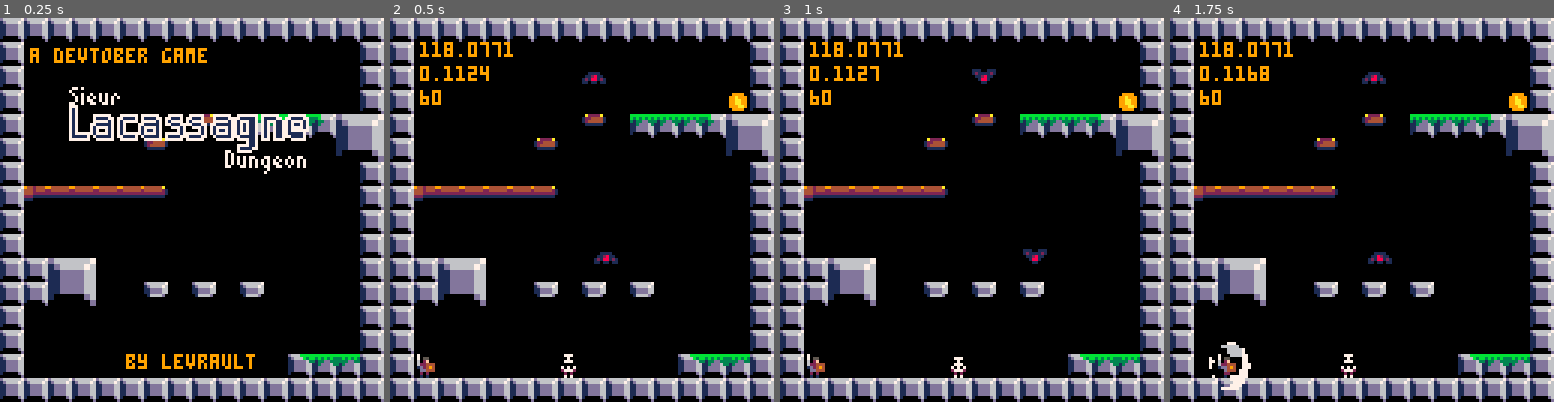
Above: before the commit, frames 1-4 (left to right).
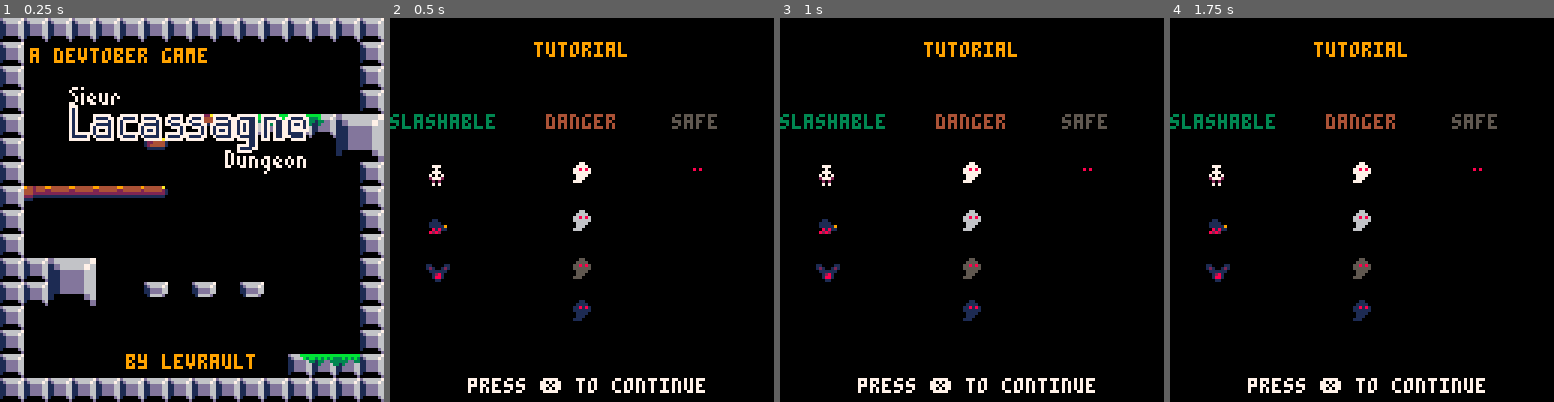
Above: after the commit, the same moments.

Repository: Levrault/pico8-sieur-lacassagne-dungeon
Game: PICO-8 cartridge sieur-lacassagne-dungeon.p8
Two runs of this game, one before a commit and one after it. Both use one fixed random seed, a clock stepped at 60 frames per second and the inputs below.
Inputs:
- Up to frame 1 (0.25 s): no input
- Up to frame 2 (0.5 s): tap X (X key) at 0.33 s
- Up to frame 3 (1 s): tap O (Z key) at 0.7 s
- Up to frame 4 (1.75 s): tap X (X key) at 1.07 s; hold Right from 1.6 s (still down); tap O (Z key) at 1.7 s

Frame 1 is identical in both runs. In frame 2, 30% of the frame differs, in the area x 0-100%, y 0-100%; in frame 3, 30%; in frame 4, 30%.

Commit message:
feat(tutorial): add tutorial screen

Diff:
--- a/sieur-lacassagne-dungeon.p8
+++ b/sieur-lacassagne-dungeon.p8
@@ -67,7 +67,7 @@
 	--5	restart
 	--6	main menu
 	--7	end screen
-	--8	transition to main menu
+	--8	tutorial
 	gm.state=6
 
 	--change level
@@ -238,8 +238,9 @@
 
 		if btn(5) then
 			if not transition_timer.started or transition_timer.finished then
-				gm:set_level(0)
-				self.state=0
+				transition_timer:reset()
+				transition_timer:start()
+				self.state=8
 			end
 		end
 	end
@@ -253,10 +254,24 @@
 		self.txt_blink_i+=1
 
 		local title="tutorial"
+		print(title,hcenter(title),264,9)
 		local continue="press \x97 to continue"
-		spr(32,22,21,3,1)
+		print("slashable",0,288,3)
+		spr(13,12,304,1,1)--skeleton
+		spr(48,12,320,1,1)--spider
+		spr(52,12,336,1,1)--bat
+
+		local danger="danger"
+		print(danger,hcenter(danger),288,4)
+		spr(57,60,304,1,1)--ghost danger
+		spr(58,60,320,1,1)--ghost danger
+		spr(59,60,336,1,1)--ghost danger
+		spr(60,60,350,1,1)--ghost danger
+
+		print("safe",94,288,5)
+		spr(61,98,304,1,1)--ghost safe
 		if self.txt_blink then
-			print(continue,hcenter(continue),68,7)
+			print(continue,hcenter(continue),376,7)
 		end
 
 		if btn(5) then
@@ -316,7 +331,7 @@
 
 	--update game state machine
 	gm.state_update=function(self)
-		if self.state==0 then
+		if self.state==0 then--playing
 			if not self.player.is_alive then
 				sfx(snd.death)
 				self.state=1
@@ -325,13 +340,13 @@
 			if self.player.is_spawning and spawn_timer.finished then
 				self.player.is_spawning=false
 			end
-		elseif self.state==1 then
+		elseif self.state==1 then--player death
 			self.state=2
 			transition_timer:reset()
 			transition_timer:start()
-		elseif self.state==2 and transition_timer.finished then
+		elseif self.state==2 and transition_timer.finished then--transition from death
 			self.state=3
-		elseif self.state==5 then
+		elseif self.state==5 then--restart
 			self:set_level(self.c_level)
 		end
 	end
@@ -339,18 +354,21 @@
 
 	--update game draw state machine
 	gm.state_draw=function(self)
-		if self.state==0 then
+		if self.state==0 then--playing
 			return
-		elseif self.state==1 then
+		elseif self.state==1 then--player death
 			self:flash_screen()
-		elseif self.state==2 then
+		elseif self.state==2 then--transition from death
 			return
-		elseif self.state==3 then
+		elseif self.state==3 then--death screen
 			self:death_screen()
-		elseif self.state==6 then
+		elseif self.state==6 then--menu
 			self:main_menu()
-		elseif self.state==7 then
+		elseif self.state==7 then--ending
 			self:ending()
+		elseif self.state==8 then--tutorial
+			camera(0,256)
+			self:tutorial()
 		end
 	end
 
@@ -368,9 +386,7 @@
 		transition_timer:update()
 		spawn_timer:update()
 
-		if self.state==6 or self.state==7 then
-			return
-		end
+		if (self.state==6 or self.state==7 or self.state==8)return
 
 		--player
 		self.player:update()
@@ -424,7 +440,7 @@
 		--gm state management
 		self:state_draw()
 
-		if (self.state==3 or self.state==6 or self.state==7) return
+		if (self.state==3 or self.state==6 or self.state==7 or self.state==8) return
 
 		print(stat(0),self.cam_x+10,self.cam_y+8)
 		print(stat(1),self.cam_x+10,self.cam_y+16)
@@ -1475,7 +1491,7 @@
 1000000000000000000000000000001010000000000000000000000000000010101b1c6e6f00006e6f1b1c6e6f00001010111212141011121212131400000010100000001710001010101010000000101000000000000000000000000000001010000000000000000000000000000010101b1f000000101000006e6f00000010
 10000000000000001a00121212146e6f100000001500001500001500006e6f6e6f00007e7f00007e7f00007e7f000010100000000000000000000000001a0010100000000000000000101700000000101011000015000015000000000000001010000000000000000000000000000010100000000000101000007e7f00000010
 1000000000001a000000000000007e7f100000000000000000000000007e7f7e7f00006e6f00006e6f00006e6f0000101000000000000000000000000000001010000000000000000000000000000010101500000000000000000000000000101010000000000000000000000000001010000000000000000000000000000010
-10000000000000000000000000000010101b1f00000000000000000000000010101b1c7e7f00007e7f1b1c7e7f0000101000001a14161116101011121314101010000000000000000000000000000010100000000000000000150000000000101010100000000000000000000000001010000000000000000000000000000010
+10000000000000000000000000000010101b1f00000000000000000000000010101b1c7e7f00007e7f1b1c7e7f0000101000001a14101116101611121314101010000000000000000000000000000010100000000000000000150000000000101010100000000000000000000000001010000000000000000000000000000010
 101b1d1d1d1d1f000000000000000010100000000000000000000000000000101000006e6f00006e6f00006e6f00001010000000101010101010101010101010100000000000000000000000000000101000000000000000000000000000001010101010000000000000000000000010100000001e1c6e6f00006e6f00000010
 10000000000000000000000000000010101000000000000000000000000000101000007e7f00007e7f00007e7f00001010001a000000000000000000000000101000000000000000000000000000001010000000000000000000001e1d1d1c10101010101000000000000000000000101000000000007e7f00007e7f00000010
 10000000000000000000000000000010106e6f00000000000000000000000010101b1c6e6f00006e6f1b1c6e6f000010100000000000000000000000000000101000000000000000000000000000001010000000000000000000000000000010101010101010000000000000000000101000000000006e6f0000101000000010
